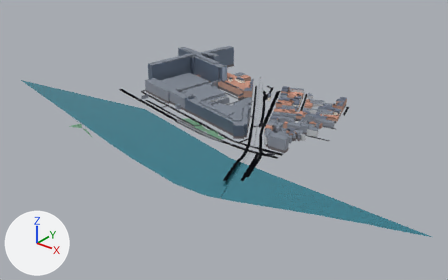
An edit to the glTF model assets/nantes/tiles/tile_4_4_lod0.glb, drawn before and after from the same camera.
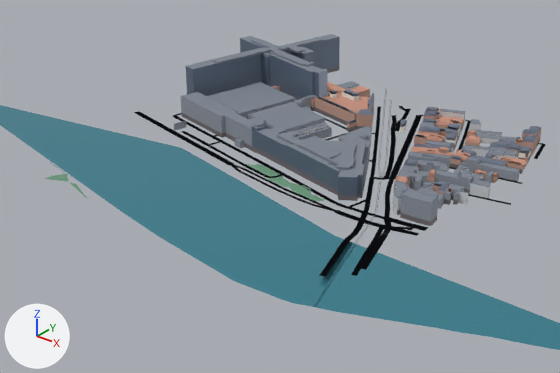
Each version appears first whole from a camera (50 mm lens) standing at (1110.0, -1245.0, 482.0) and looking at (441.0, -408.0, -36.0), and next in a close-up on the part from 10% to 80% of the width and 9% to 84% of the height. The lights are fixed; the arrows at lower left show +X, +Y and +Z. The last two pictures show the newer version. Where no turn or scale is listed for an object, it has been applied to the vertices. Vertices at exactly the same position are counted once.

Objects in the first close-up: 'TileRoot'.
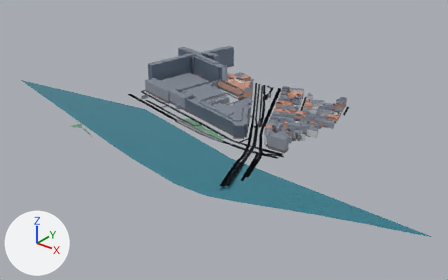
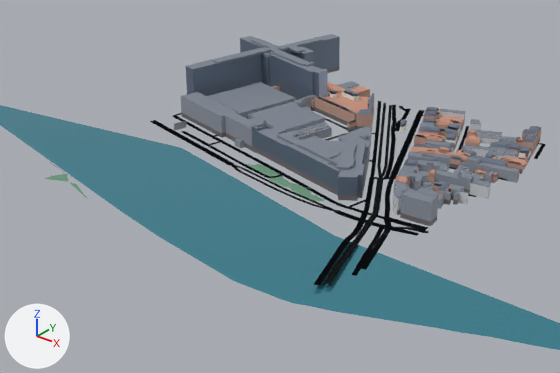
Boxes [x1, y1, x2, y2] around the edits, measured in the close-ups (560 x 373 px):
```json
{"part": 1, "of": "me_nantestile", "change": "added", "after": [324, 265, 341, 284]}
{"part": 2, "of": "me_nantestile", "change": "built on", "before": [0, 89, 522, 308], "after": [150, 101, 546, 286]}
```

The change, as JSON lines over the scene's bpy script:
```json
{"op": "add", "block": "mat_mat_tram_bed", "code": ["mat_mat_tram_bed = principled_material('mat_tram_bed')", "mat_mat_tram_bed.base_color = (0.34, 0.37, 0.41)  # grey #9ea4ac", "mat_mat_tram_bed.metallic = 0.05", "mat_mat_tram_bed.roughness = 0.86"]}
{"block": "me_nantestile", "where": "# used by ob_tileroot; location = (420.0, -387.7, 24.3)"}
{"op": "remove", "block": "me_nantestile", "code": "me_nantestile.from_pydata(...)  # 7571 vertices, 10640 faces; spans x -477.0..477.0, y -249.0..249.0, z -25.0..25.0"}
{"op": "add", "block": "me_nantestile", "code": "me_nantestile.from_pydata(...)  # 8147 vertices, 11154 faces; spans x -477.0..477.0, y -249.0..249.0, z -25.0..25.0"}
{"block": "me_nantestile", "change": "me_nantestile part 1: the loose piece of 6 vertices spanning x 113.0..132.0, y -100.0..-71.0, z -24.0 is copied, and the copy is scaled about its middle by (-0.972, -1.17, -0.67), then moved by (48.0, -107.0, 4.0), in mat_mat_tram_bed (grey #9ea4ac); it spans x 161.0..179.0, y -209.0..-175.0, z -20.0"}
{"block": "me_nantestile", "change": "me_nantestile part 2: 16 vertices moved from x -260.0..141.0, y -111.0..227.0, z -24.0..-22.0 to x -82.0..137.0, y -99.0..30.0, z -24.0..-23.0; 49 vertices removed from x -261.0..217.0, y -239.0..227.0, z -24.0..-22.0; 607 vertices added at x -226.0..187.0, y -216.0..193.0, z -24.0..-20.0"}
{"block": "me_nantestile", "change": "other edits to the shape of me_nantestile do not show in these pictures"}
{"op": "add", "block": "me_nantestile", "code": "me_nantestile.materials.append(mat_mat_tram_bed)  # grey #9ea4ac"}
```
